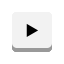
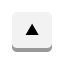
Revision of a layered 64 × 64 image; what changed, layer by layer:
hid "right" over box(12, 12, 52, 52)
hid "down" over box(12, 12, 52, 52)
hid "left" over box(12, 12, 52, 52)
